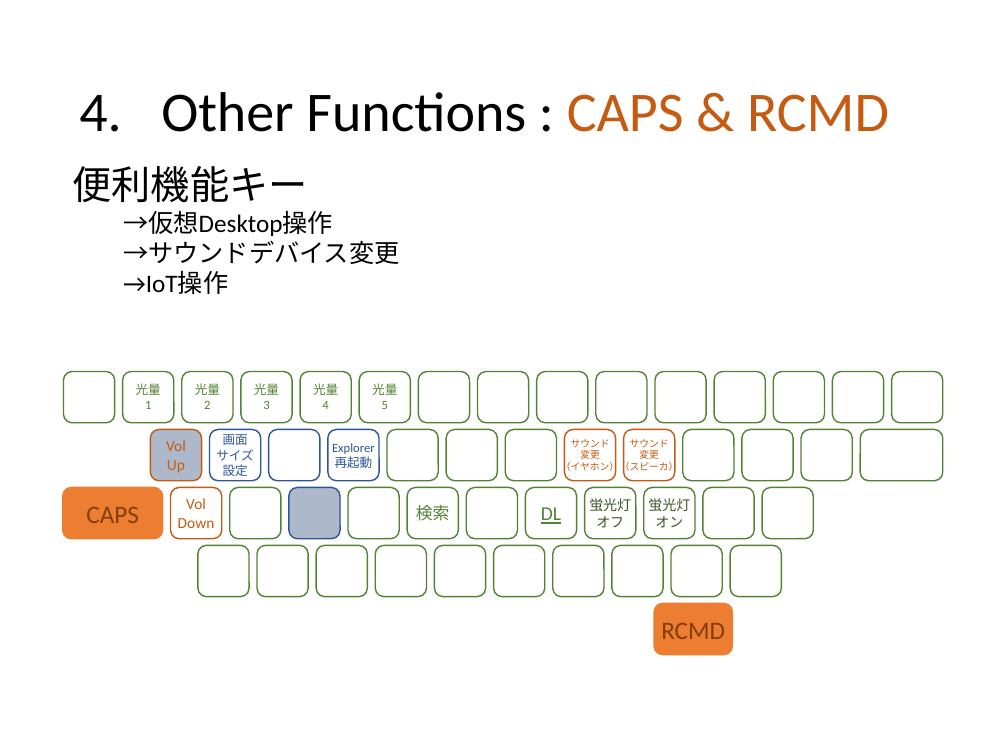
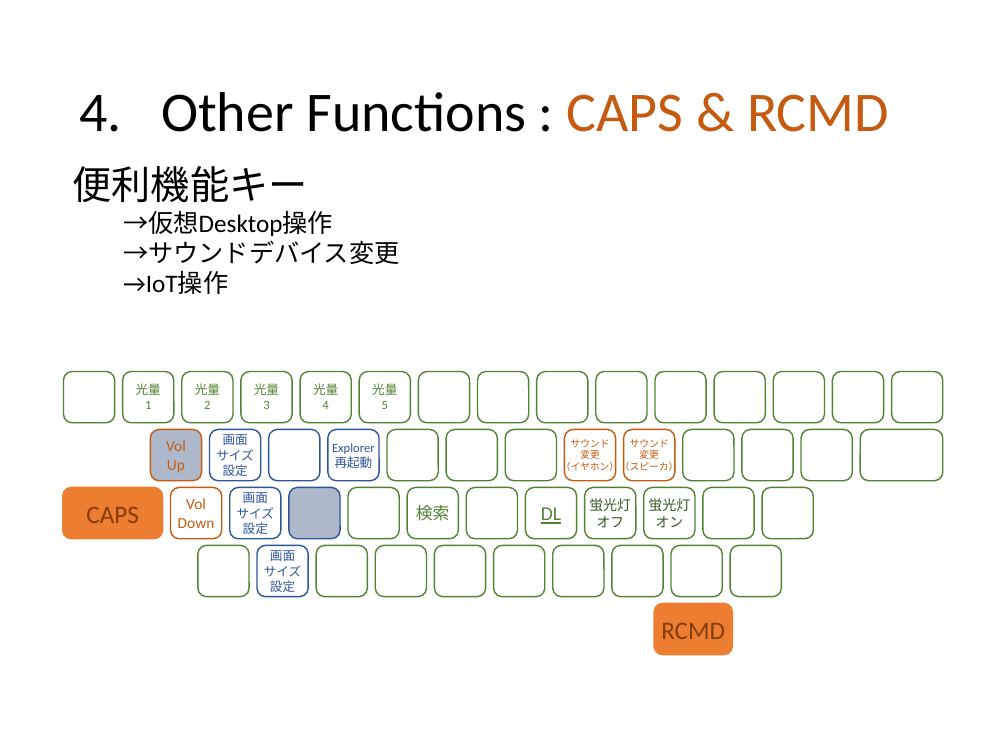
Before and after one commit to ittooo66/myAHK, a slide deck: slide 8 of MANUAL.pptx. Drawn at 1008x756 pixels with LibreOffice and Linux fonts; fonts in the diff are those of the drawing. Boxes give left, top, right and bottom in pixels: in the first picture for what was removed or moved away, otherwise in the second. Text is boxed around its words. In the diff, an @@ line names an element or a change of style, - is before the commit and + after.

```diff
--- a/MANUAL.pptx
+++ b/MANUAL.pptx
@@ rounded rectangle "画面" at [230, 488, 281, 539]: outline #548235 1 pt to #2F5597 1 pt @@
@@ text in rounded rectangle at [237, 492, 274, 534]: text added @@
+画面
+サイズ
+設定
@@ rounded rectangle "画面" at [257, 545, 308, 597]: outline #548235 1 pt to #2F5597 1 pt @@
@@ text in rounded rectangle at [264, 550, 301, 592]: text added @@
+画面
+サイズ
+設定
```
Also in this commit, not shown: 2 other slides changed.
